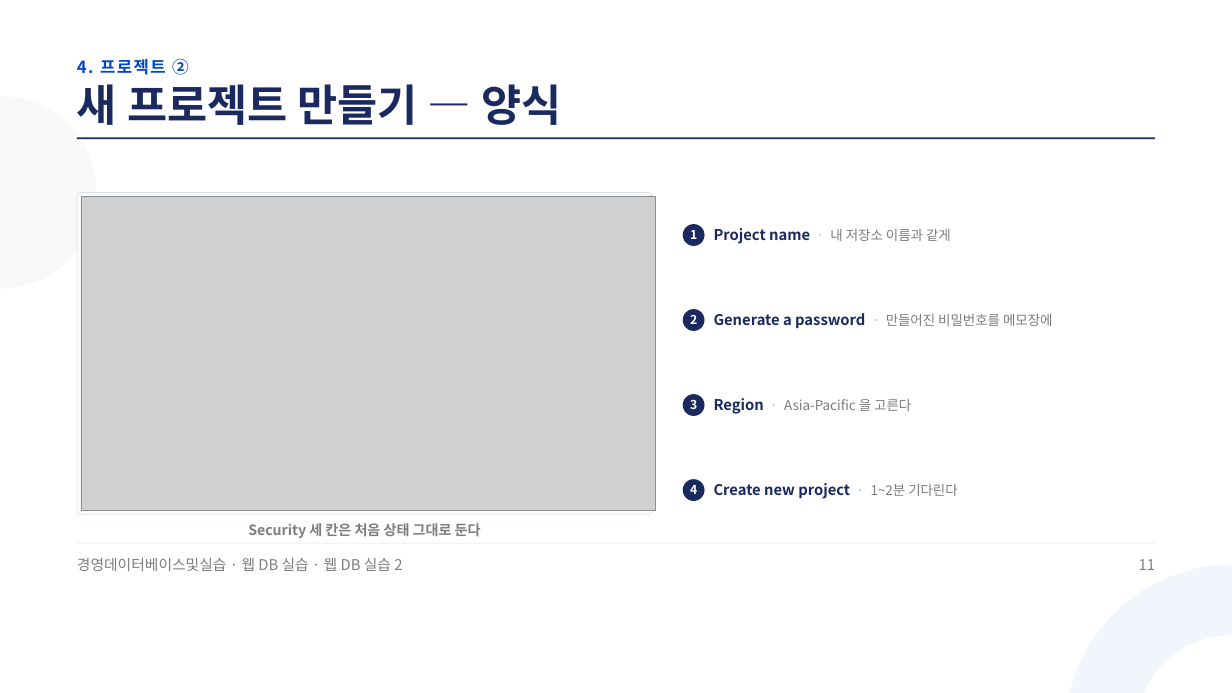
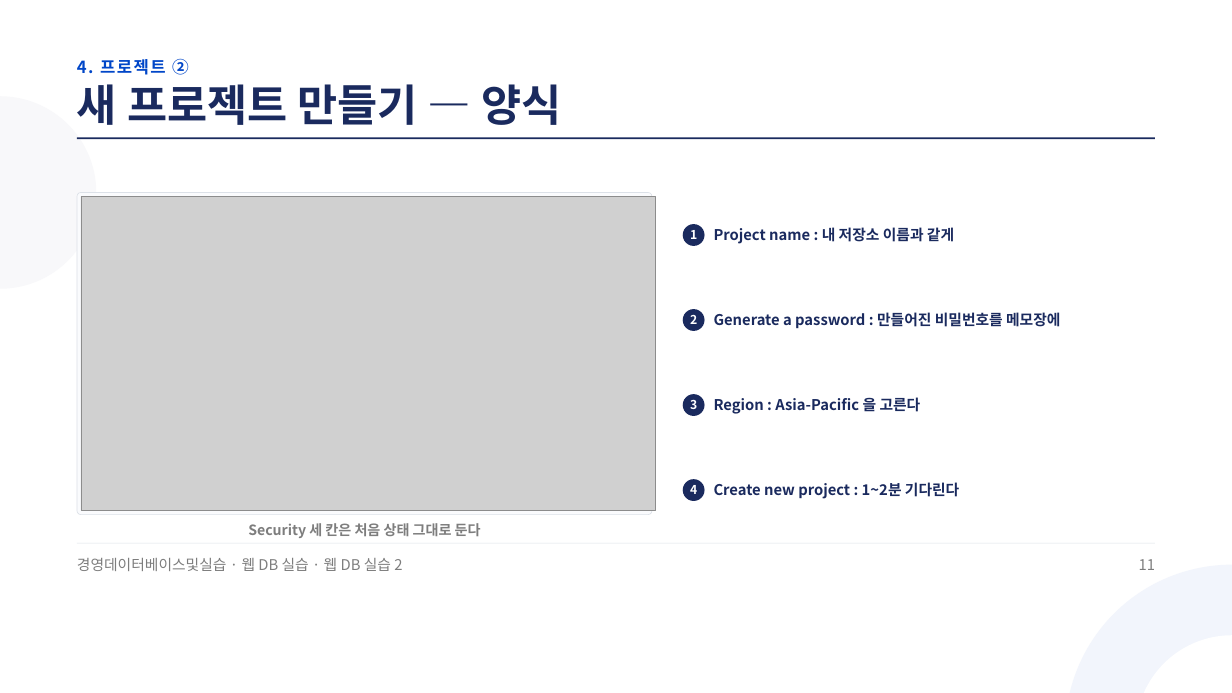
Before and after one commit to jungaistar/materials, a slide deck: slide 11 of koreatech-db/webdb/웹DB실습2_Supabase로_쇼핑몰에_DB_연결하기.pptx. Drawn at 1232x693 pixels with LibreOffice and Linux fonts; fonts in the diff are those of the drawing; grey boxes stand for pictures. Boxes give left, top, right and bottom in pixels: in the first picture for what was removed or moved away, otherwise in the second. Text is boxed around its words. In the diff, an @@ line names an element or a change of style, - is before the commit and + after.

```diff
--- a/koreatech-db/webdb/웹DB실습2_Supabase로_쇼핑몰에_DB_연결하기.pptx
+++ b/koreatech-db/webdb/웹DB실습2_Supabase로_쇼핑몰에_DB_연결하기.pptx
@@ text at bbox=[714, 227, 954, 244]: text changed @@
-Project name · 내 저장소 이름과 같게
+Project name : 내 저장소 이름과 같게
@@ text at bbox=[714, 312, 1060, 328]: text changed @@
-Generate a password · 만들어진 비밀번호를 메모장에
+Generate a password : 만들어진 비밀번호를 메모장에
@@ text at bbox=[714, 396, 921, 415]: text changed; size 15.8 to 17.2 pt; text colour #7D7D7D to #1A2A5E; bold on @@
-Region · Asia-Pacific 을 고른다
+Region : Asia-Pacific 을 고른다
@@ text at bbox=[714, 482, 959, 499]: text changed @@
-Create new project · 1~2분 기다린다
+Create new project : 1~2분 기다린다
```
Also in this commit, not shown: 12 other slides changed.
